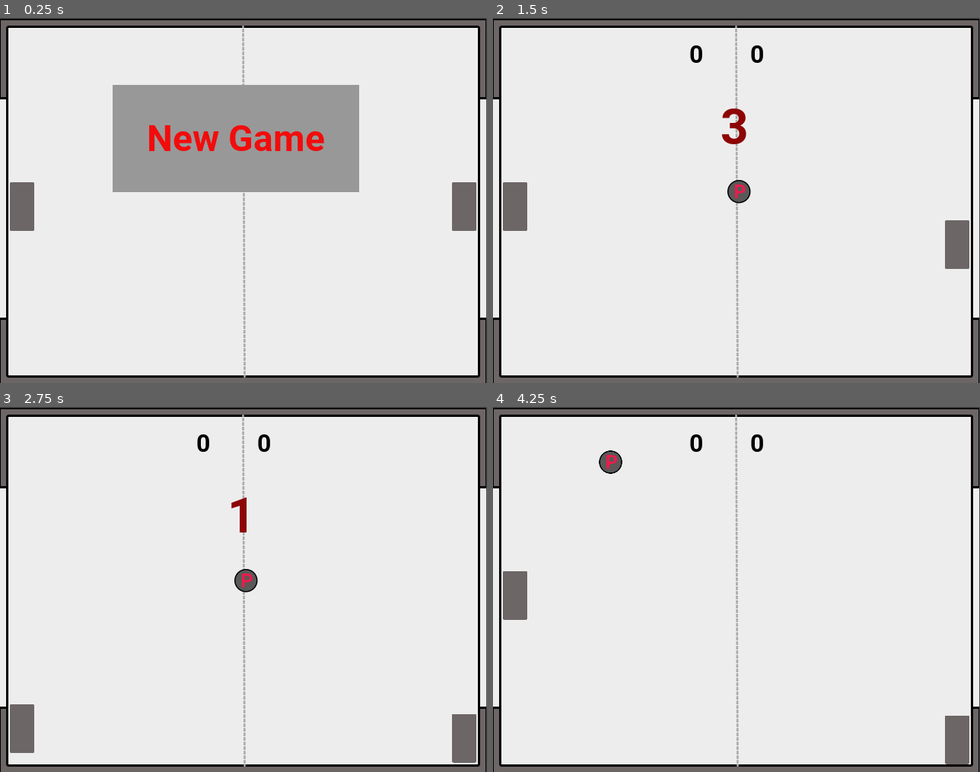
Above: before the commit, frames 1-4 (two rows, left to right).
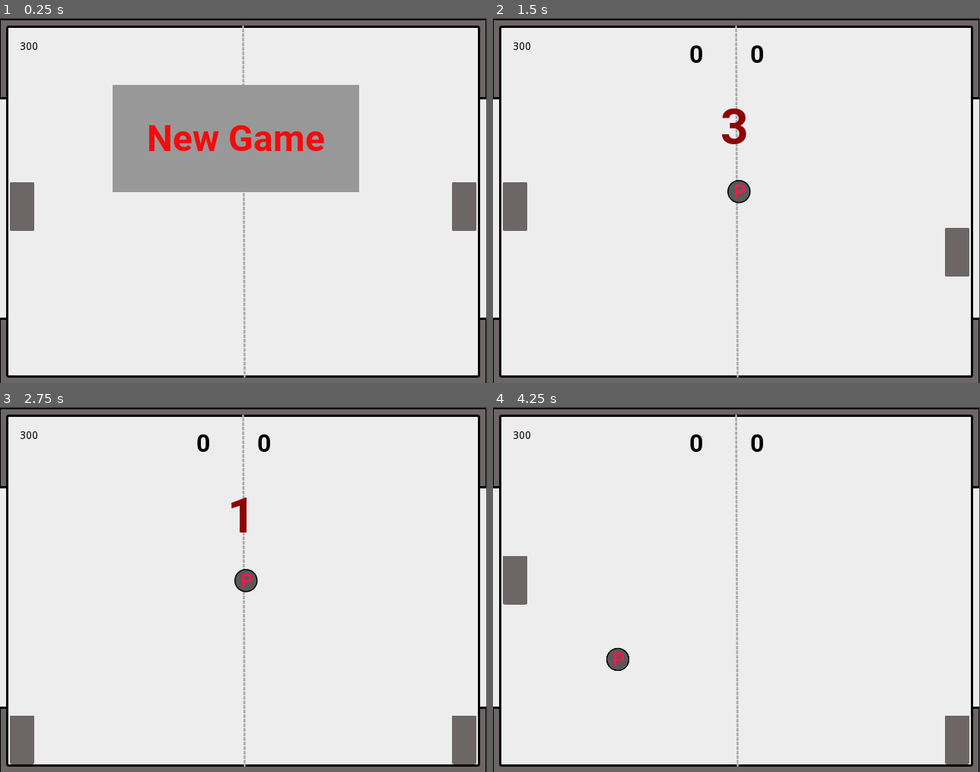
Above: after the commit, the same moments.

Repository: crpalmer/pong
Game: Godot game, scene res://pong.tscn
The game is run twice, just before and just after one commit, with the same random seed, the same clock (stepped at 60 frames per second) and the same inputs.
Inputs:
- Up to frame 1 (0.25 s): no input
- Up to frame 2 (1.5 s): click "New Game" at 0.5 s; tap Enter at 1.25 s; hold Down (right_paddle_down) from 1.28 s (still down)
- Up to frame 3 (2.75 s): release Down (right_paddle_down) at 2.03 s; hold Ctrl (left_paddle_down) from 2.03 s (still down)
- Up to frame 4 (4.25 s): release Ctrl (left_paddle_down) at 2.78 s; hold Down (right_paddle_down) 2.78-3.53 s; tap Space at 3.5 s; hold Shift (left_paddle_up) from 3.53 s (still down)

The runs differ from the first frame. In frame 1, less than 0.1% of the frame differs, in the area x 4-8%, y 6-9%; in frame 2, 0.3%; in frame 3, 0.4%; in frame 4, 0.9%, in the area x 2-28%, y 6-73%.

Commit message:
Centralize the speeds and fix the ball initial direction and speed
Pull the ball speed and the paddle speed up to the Pong level and
let the Pong controller manage the speed.  This keeps the paddle
and the ball at the same speed.

No longer increase the speed per goal.  Just by time.

Temporarily add a speed debug output so I can watch it.

When the ball is dropped don't allow the sharper angles (generate
each coordinate in the range -1..-0.5 / 0.5..1 getting rid of
all of -0.5..0.5) and then normalize it to the speed length.
This also ensures that the ball speed is always the desired speed
and not randomly faster or slower based on the angle of the ball.

Diff:
--- a/Ball.gd
+++ b/Ball.gd
@@ -3,28 +3,35 @@
 
 var drop_ball = false
 var velocity = Vector2(0, 0)
-var difficulty = 1
-var increase_difficulty = false
+var speed = 1
+var rng = RandomNumberGenerator.new()
 
 func _ready():
 	visible = false
+	rng.randomize()
+
+func random_ball_coord():
+	var base = rng.randf_range(0.5, 1)
+	if rng.randf() < 0.5: return base
+	else: return -base
 
 func _physics_process(delta):
 	if drop_ball:
 		position = Vector2(0, 0)
-		velocity.x = rand_range(200, 300) * (-1 if randf() < 0.5 else 1) * difficulty
-		velocity.y = rand_range(200, 300) * (-1 if randf() < 0.5 else 1) * difficulty
+		velocity.x = random_ball_coord()
+		velocity.y = random_ball_coord()
+		velocity = normalize_vector(velocity, speed)
 		drop_ball = false
 
-	if increase_difficulty:
-		velocity = velocity * 1.01
-		increase_difficulty = false
+	var collision = move_and_collide(velocity * delta)
 
-	var collision = move_and_collide(velocity * delta)
 	if collision:
 		velocity = velocity.bounce(collision.normal)
 		if collision.collider is Paddle: $HitPaddle.play()
 		if collision.collider.name == "Arena": $HitWall.play()
+
+func normalize_vector(v, l):
+	return v / v.length() * l
 
 func _on_new_round_needed():
 	visible = true
@@ -34,16 +41,10 @@
 func _on_ball_dropped():
 	drop_ball = true
 
-func _on_goal_scored():
-	difficulty += 0.025
-
-func _on_RoundTimer_timeout():
-	increase_difficulty = true
-
-func _on_HitPaddle_finished():
-	$HitPaddle.stop()
-
 func _on_new_game_needed():
 	print_debug("hide")
 	visible = false
-	difficulty = 1
+
+func set_speed(new_speed):
+	speed = new_speed
+	velocity = normalize_vector(velocity, speed)
--- a/Paddle.gd
+++ b/Paddle.gd
@@ -3,8 +3,7 @@
 
 var up_action = ""
 var down_action = ""
-export var paddle_speed = 250
-var round_speed = paddle_speed
+var speed
 var active = false
 var force_x
 
@@ -16,19 +15,14 @@
 		var dir = 0
 		if Input.is_action_pressed(up_action): dir -= 1
 		if Input.is_action_pressed(down_action): dir += 1
-		var _collision = move_and_collide(Vector2(force_x - position.x, dir*delta*round_speed))
-
-func _on_ball_dropped():
-	round_speed = paddle_speed
-
-func _on_RoundTimer_timeout():
-	round_speed = clamp(round_speed + 5, paddle_speed, 2*paddle_speed)
+		var _collision = move_and_collide(Vector2(force_x - position.x, dir*delta*speed))
 
 func _on_new_game_needed():
 	position.y = -400
-	paddle_speed = 250
 	active = false
 
 func _on_new_round_needed():
 	active = true
-	paddle_speed += 20
+
+func set_speed(new_speed):
+	speed = new_speed
--- a/pong.gd
+++ b/pong.gd
@@ -7,14 +7,17 @@
 var player1_score = 0
 var player2_score = 0
 export var max_score = 11
+export var base_speed = 300
+var speed = base_speed
 
 func _ready():
 	randomize()
-	update_jumbotron()
 	$LeftPaddle.up_action = "left_paddle_up"
 	$LeftPaddle.down_action = "left_paddle_down"
 	$RightPaddle.up_action = "right_paddle_up"
 	$RightPaddle.down_action = "right_paddle_down"
+	update_speeds()
+	update_jumbotron()
 
 func update_jumbotron():
 	$Jumbotron/Player1Score.text = String(player1_score)
@@ -36,6 +39,8 @@
 	if is_game_over():
 		player1_score = 0
 		player2_score = 0
+		speed = base_speed
+		update_speeds()
 		emit_signal("new_game_needed")
 	else:
 		emit_signal("new_round_needed")
@@ -46,4 +51,16 @@
 	return true
 
 func _on_new_round_needed():
+	#speed += 10
+	#update_speeds()
 	update_jumbotron()
+
+func _on_RoundTimer_timeout():
+	speed += 1
+	update_speeds()
+
+func update_speeds():
+	$SpeedDebugLabel.text = String(speed)
+	$LeftPaddle.set_speed(speed)
+	$RightPaddle.set_speed(speed)
+	$Ball.set_speed(speed)
--- a/pong.tscn
+++ b/pong.tscn
@@ -177,6 +177,13 @@
 [node name="Goal" type="AudioStreamPlayer" parent="."]
 stream = ExtResource( 10 )
 
+[node name="SpeedDebugLabel" type="Label" parent="."]
+margin_left = 26.0
+margin_top = 31.0
+margin_right = 78.0
+margin_bottom = 45.0
+custom_colors/font_color = Color( 0, 0, 0, 1 )
+
 [connection signal="goal_scored" from="." to="." method="_on_goal_scored"]
 [connection signal="goal_scored" from="." to="Ball" method="_on_goal_scored"]
 [connection signal="goal_scored" from="." to="RoundTimer" method="_on_goal_scored"]
@@ -187,8 +194,6 @@
 [connection signal="new_round_needed" from="." to="Jumbotron" method="_on_new_round_needed"]
 [connection signal="new_round_needed" from="." to="Ball" method="_on_new_round_needed"]
 [connection signal="ball_dropped" from="Jumbotron" to="Ball" method="_on_ball_dropped"]
-[connection signal="ball_dropped" from="Jumbotron" to="LeftPaddle" method="_on_ball_dropped"]
-[connection signal="ball_dropped" from="Jumbotron" to="RightPaddle" method="_on_ball_dropped"]
 [connection signal="ball_dropped" from="Jumbotron" to="RoundTimer" method="_on_ball_dropped"]
 [connection signal="new_round_needed" from="Jumbotron" to="." method="_on_new_round_needed"]
 [connection signal="new_round_needed" from="Jumbotron" to="Jumbotron" method="_on_new_round_needed"]
@@ -198,6 +203,4 @@
 [connection signal="pressed" from="Jumbotron/NewGameButton" to="Jumbotron" method="_on_NewGameButton_pressed"]
 [connection signal="body_entered" from="LeftGoal" to="." method="_on_LeftGoal_body_entered"]
 [connection signal="body_entered" from="RightGoal" to="." method="_on_RightGoal_body_entered"]
-[connection signal="timeout" from="RoundTimer" to="Ball" method="_on_RoundTimer_timeout"]
-[connection signal="timeout" from="RoundTimer" to="LeftPaddle" method="_on_RoundTimer_timeout"]
-[connection signal="timeout" from="RoundTimer" to="RightPaddle" method="_on_RoundTimer_timeout"]
+[connection signal="timeout" from="RoundTimer" to="." method="_on_RoundTimer_timeout"]
